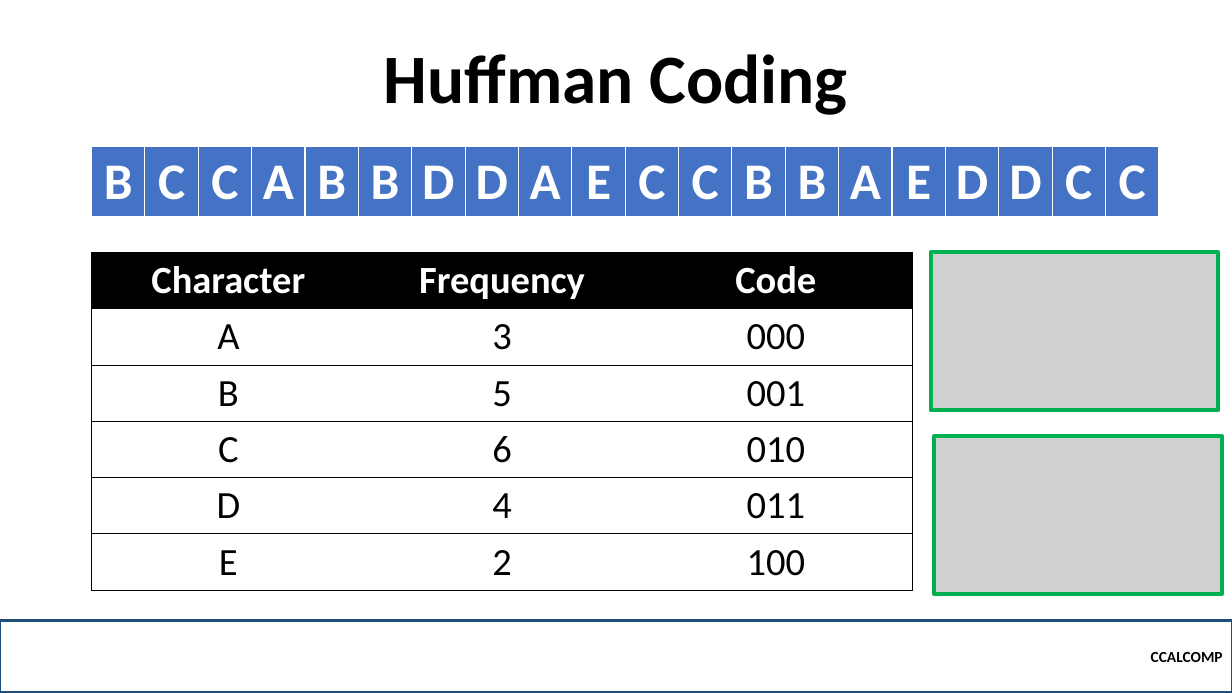
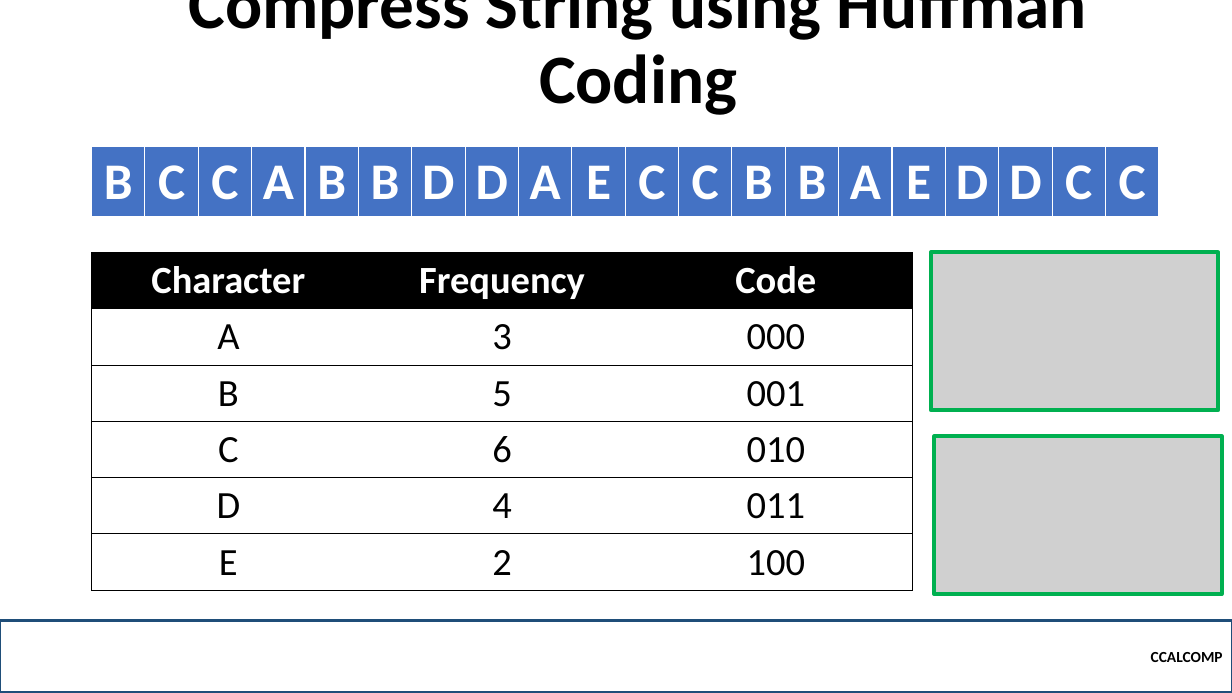
Before and after one commit to robitussin/CCALCOMP, a slide deck: slide 27 of Week 10 - Greedy Algorithms/Greedy Algorirthms.pptx. Drawn at 1232x693 pixels with LibreOffice and Linux fonts; fonts in the diff are those of the drawing; grey boxes stand for pictures; background and template pictures are left out. Boxes give left, top, right and bottom in pixels: in the first picture for what was removed or moved away, otherwise in the second. Text is boxed around its words. In the diff, an @@ line names an element or a change of style, - is before the commit and + after.

```diff
--- a/Week 10 - Greedy Algorithms/Greedy Algorirthms.pptx
+++ b/Week 10 - Greedy Algorithms/Greedy Algorirthms.pptx
@@ title at <box>189,0,1087,115</box>: text changed @@
-Huffman Coding
+Compress String using Huffman Coding
```
Also in this commit, not shown: 10 other slides changed, 3 slides added.
